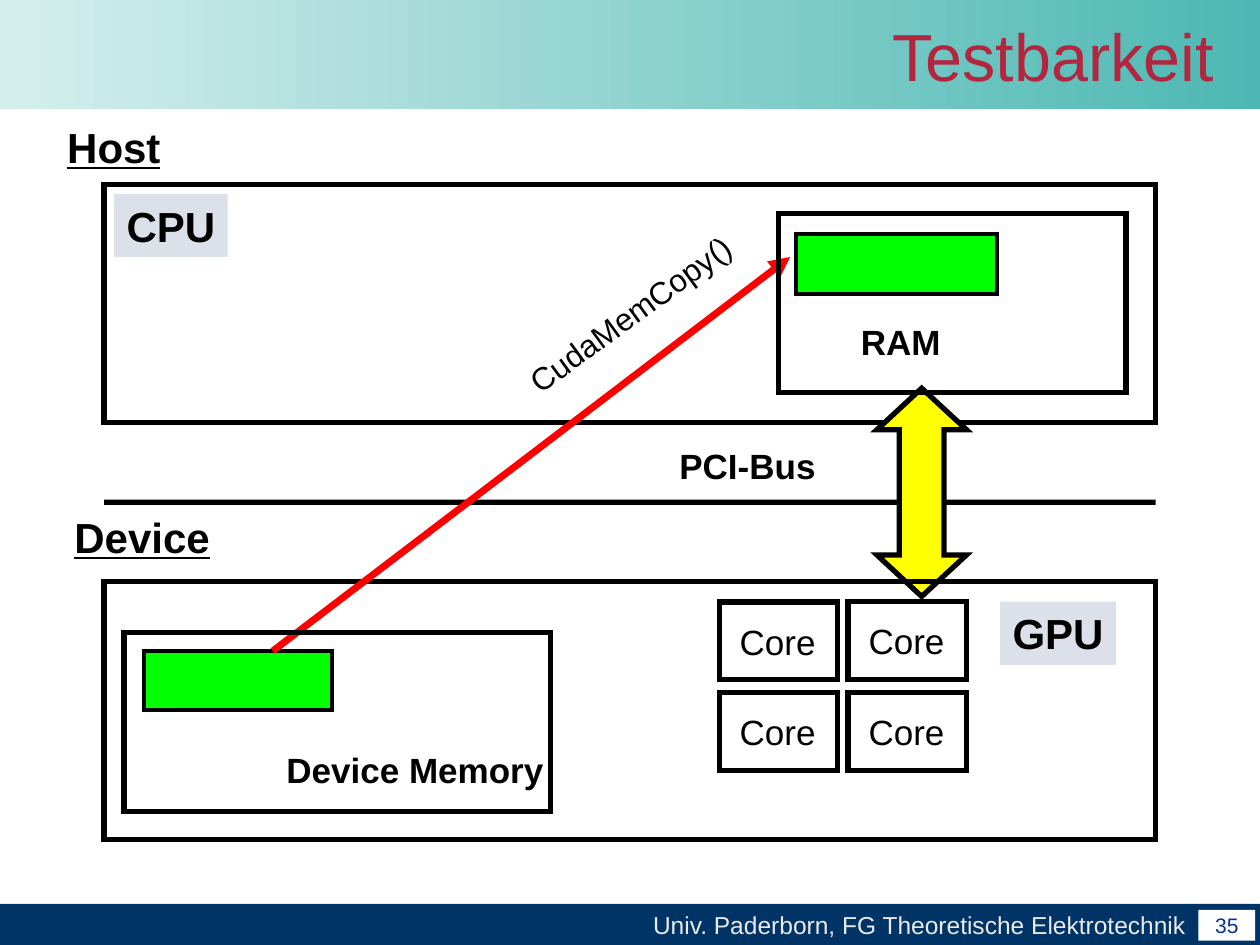
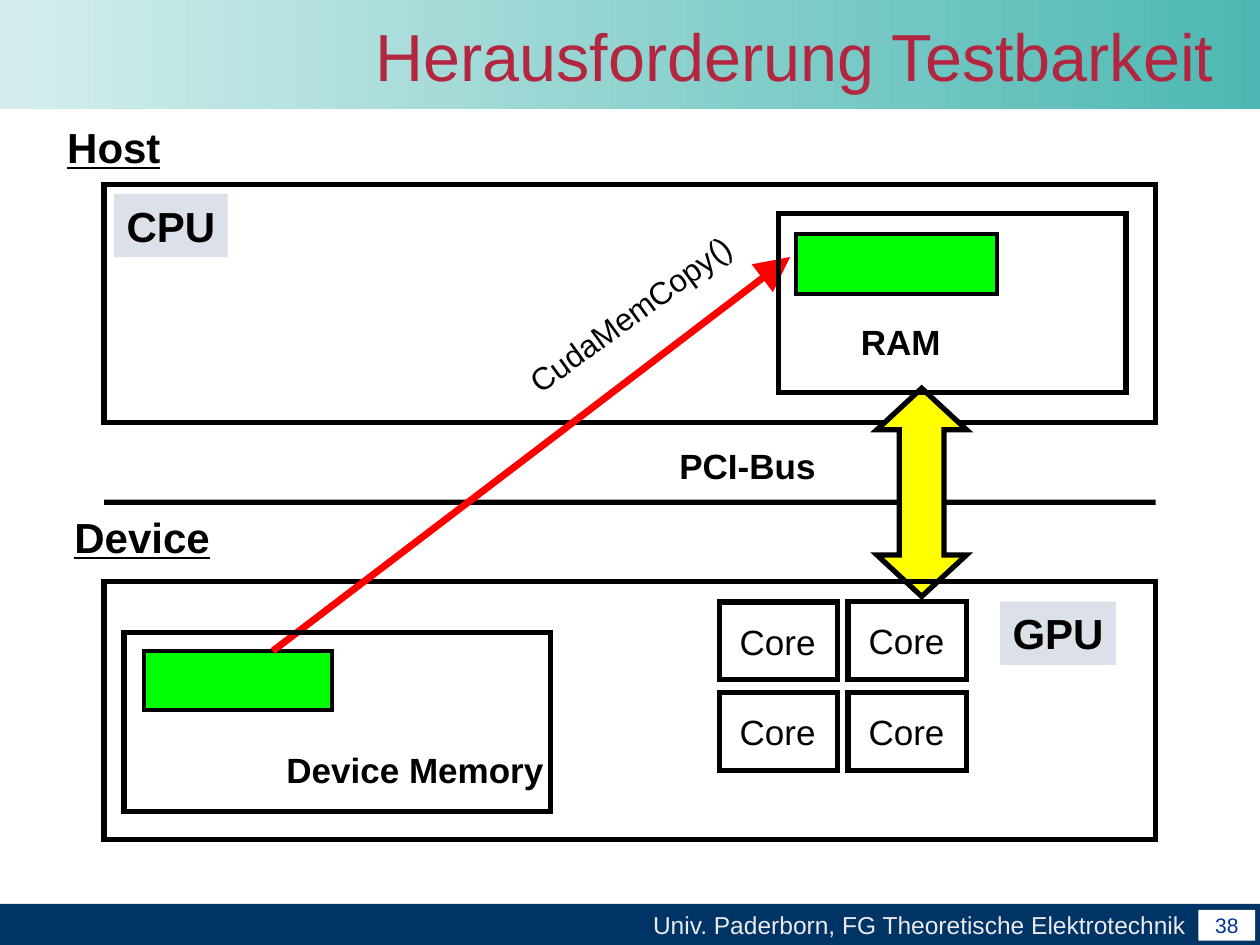
Before and after one commit to unconditional/projektarbeitcuda, a slide deck: slide 38 of Abschlussvortrag/Abschlussvortrag der Projektarbeit CUDA.ppt (slide 35 before the commit). Drawn at 1260x945 pixels with LibreOffice and Linux fonts; fonts in the diff are those of the drawing; background and template pictures are left out. Boxes give left, top, right and bottom in pixels: in the first picture for what was removed or moved away, otherwise in the second. Text is boxed around its words. In the diff, an @@ line names an element or a change of style, - is before the commit and + after.

```diff
--- a/Abschlussvortrag/Abschlussvortrag der Projektarbeit CUDA.ppt
+++ b/Abschlussvortrag/Abschlussvortrag der Projektarbeit CUDA.ppt
@@ title at (x1=375, y1=33, x2=1214, y2=94): text changed @@
-Testbarkeit
+Herausforderung Testbarkeit
@@ page number at (x1=1215, y1=918, x2=1238, y2=934): text changed @@
-35
+38
```
Also in this commit, not shown: 6 other slides changed, 6 slides added, 2 slides removed.
